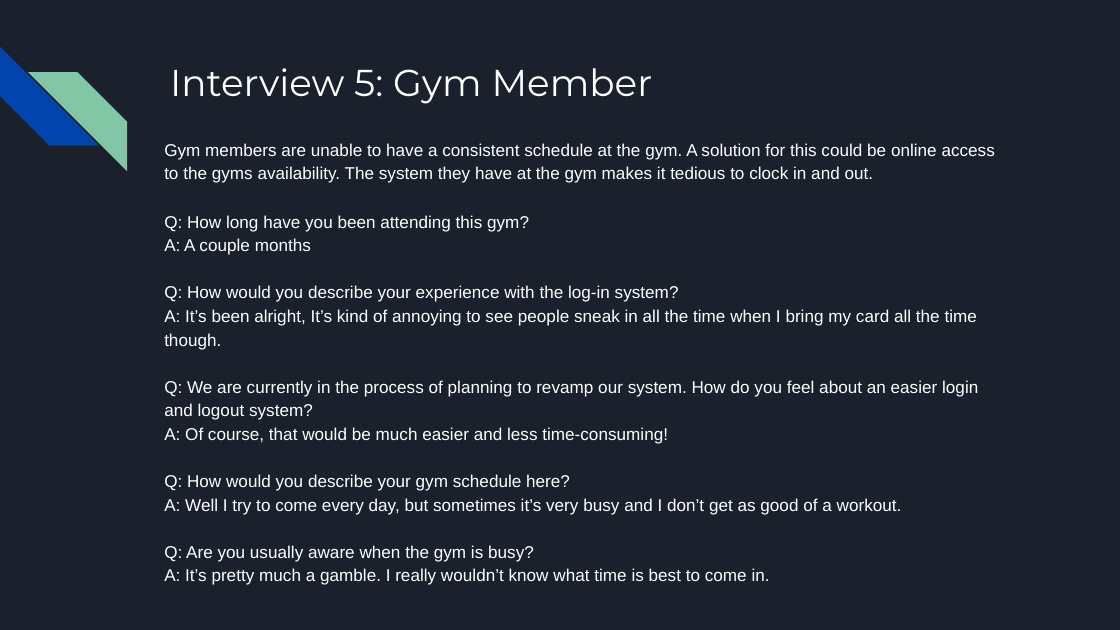
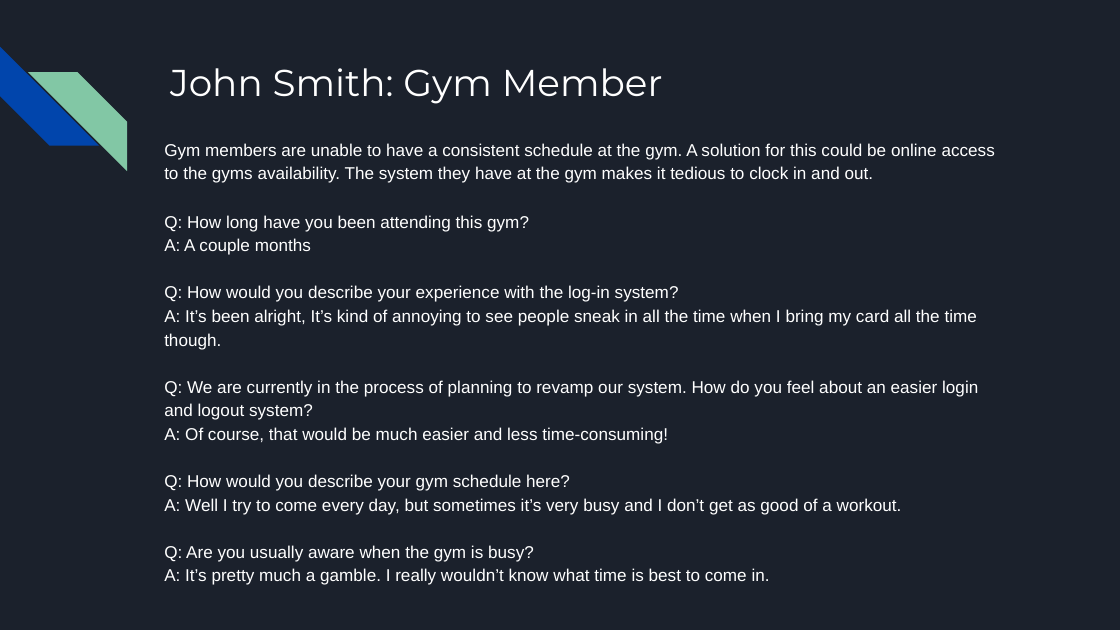
Before and after one commit to Dexterasoft/436GymModernization, a slide deck: slide 8 of Deliverable2/Gym Modernization_ Deliverable II.pptx (slide 5 before the commit). Drawn at 1120x630 pixels with LibreOffice and Linux fonts; fonts in the diff are those of the drawing. Boxes give left, top, right and bottom in pixels: in the first picture for what was removed or moved away, otherwise in the second. Text is boxed around its words. In the diff, an @@ line names an element or a change of style, - is before the commit and + after.

```diff
--- a/Deliverable2/Gym Modernization_ Deliverable II.pptx
+++ b/Deliverable2/Gym Modernization_ Deliverable II.pptx
@@ title at [170, 68, 663, 104]: text changed @@
-Interview 5: Gym Member
+John Smith: Gym Member
```
Also in this commit, not shown: 2 other slides changed, 3 slides added.
